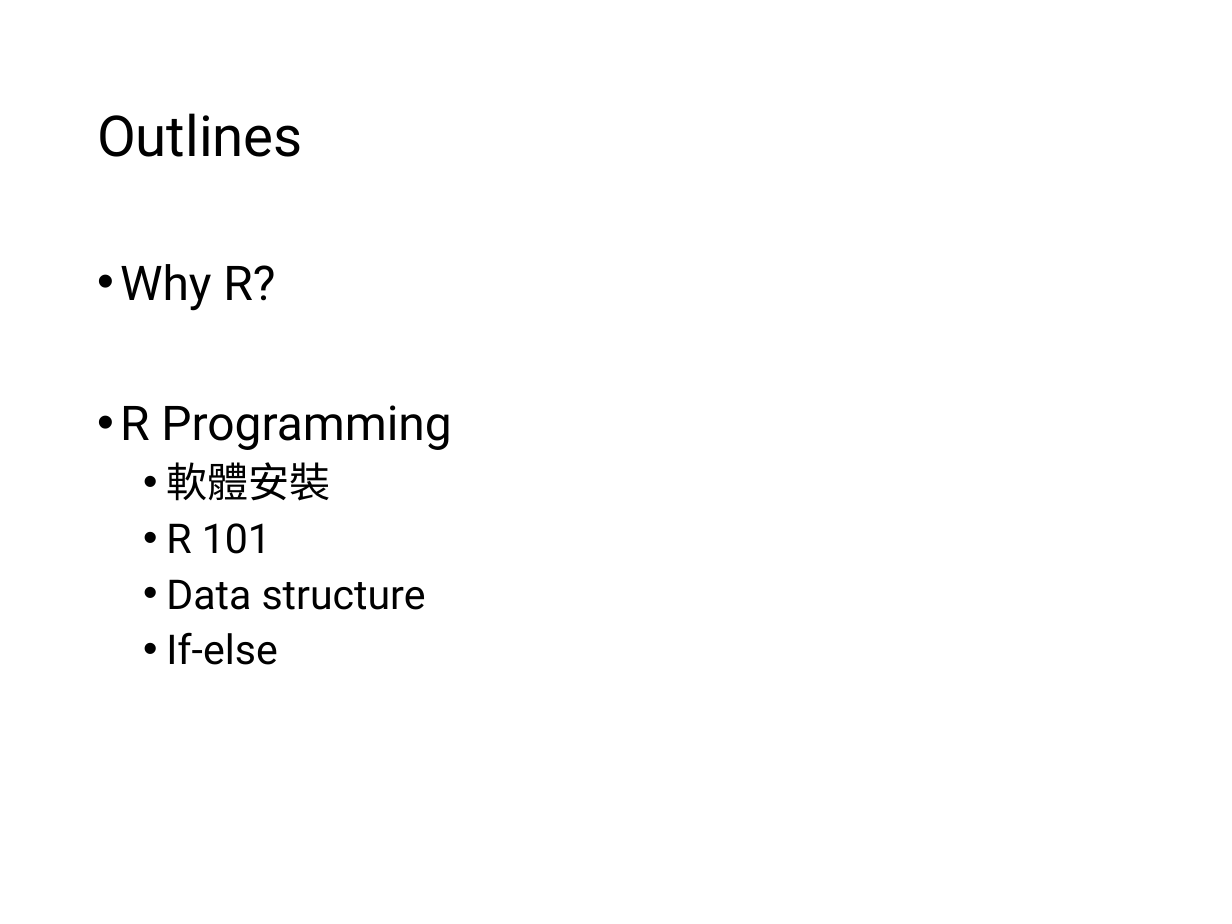
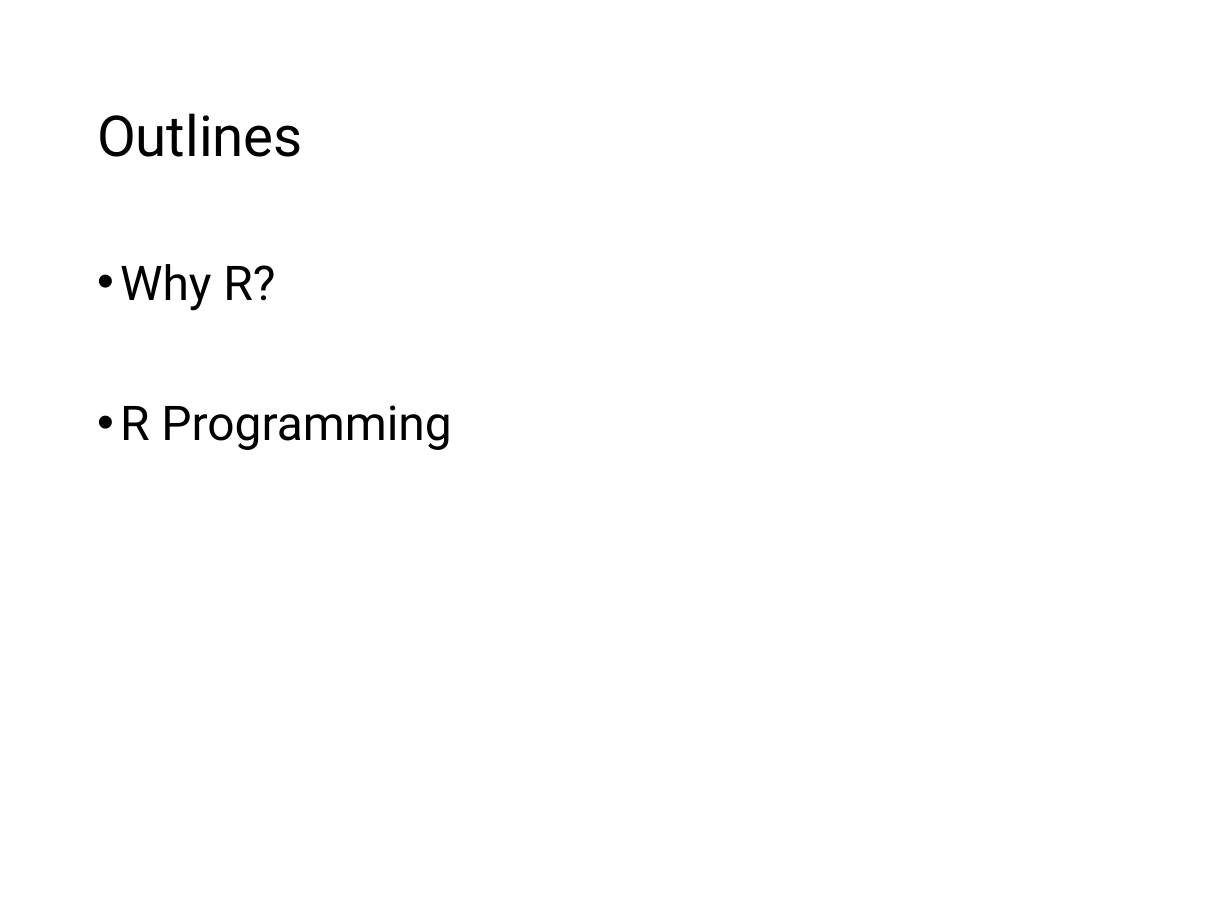
Before and after one commit to STUST-ZhuYuXiang/CGMH_R, a slide deck: slide 2 of R101_0724.pptx. Drawn at 1232x924 pixels with LibreOffice and Linux fonts; fonts in the diff are those of the drawing. Boxes give left, top, right and bottom in pixels: in the first picture for what was removed or moved away, otherwise in the second. Text is boxed around its words. In the diff, an @@ line names an element or a change of style, - is before the commit and + after.

```diff
--- a/R101_0724.pptx
+++ b/R101_0724.pptx
@@ text at [166, 462, 426, 665]: paragraphs removed @@
-  • 軟體安裝
-  • R 101
-  • Data structure
-  • If-else
```
Also in this commit, not shown: 1 other slide changed, 1 slide added.
